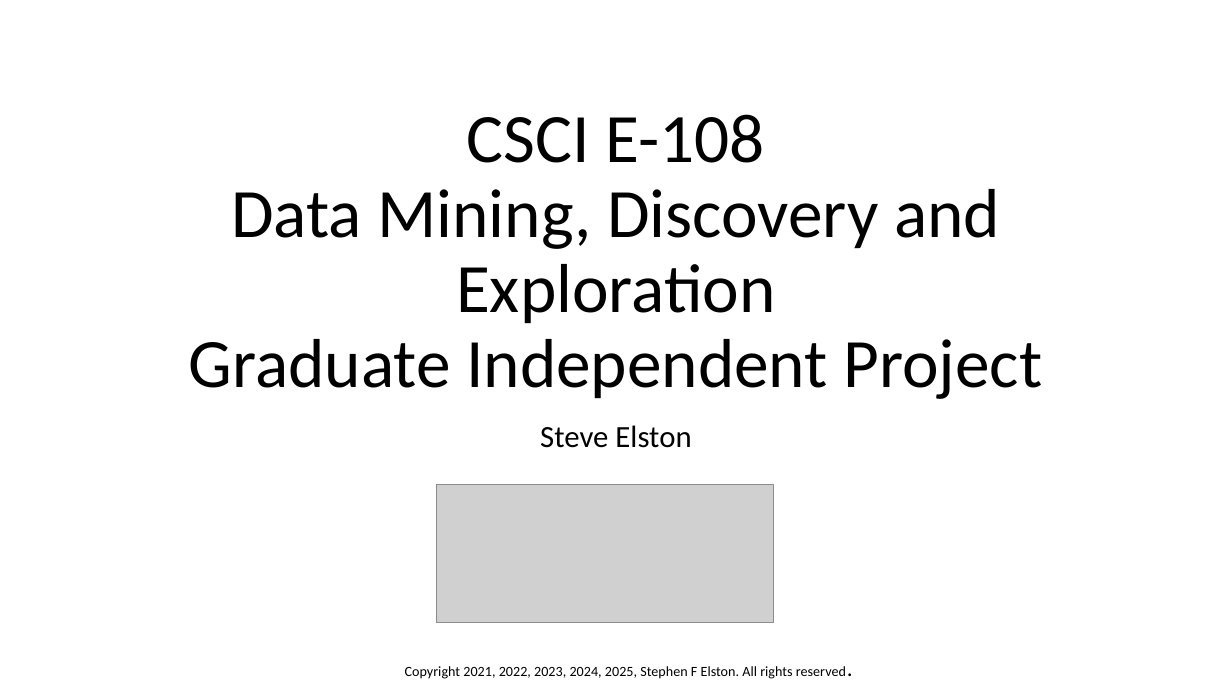
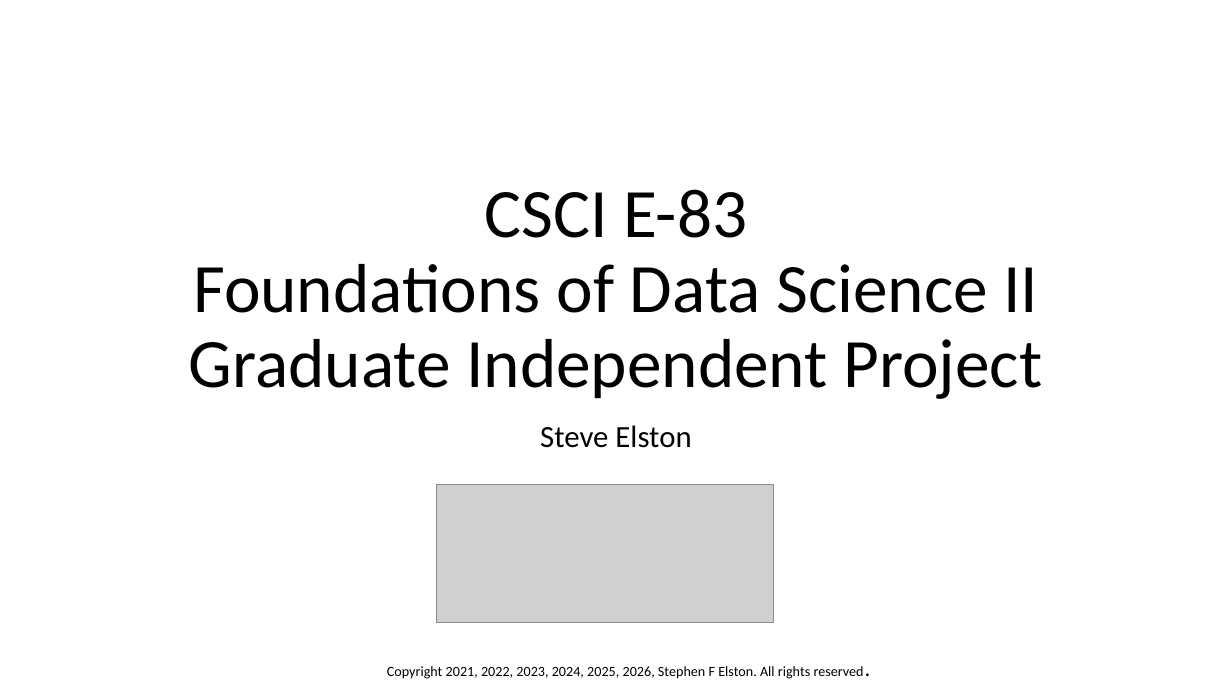
Before and after one commit to StephenElston/CSCI-E-83, a slide deck: slide 1 of SupplementaryMaterials/GraduateIndependentProject.pptx. Drawn at 1232x693 pixels with LibreOffice and Linux fonts; fonts in the diff are those of the drawing; grey boxes stand for pictures. Boxes give left, top, right and bottom in pixels: in the first picture for what was removed or moved away, otherwise in the second. Text is boxed around its words. In the diff, an @@ line names an element or a change of style, - is before the commit and + after.

Commit message:
Updates and correction to graudate project slides

```diff
--- a/SupplementaryMaterials/GraduateIndependentProject.pptx
+++ b/SupplementaryMaterials/GraduateIndependentProject.pptx
@@ title at (x1=189, y1=189, x2=1043, y2=399): text changed @@
-CSCI E-108
-Data Mining, Discovery and Exploration
-Graduate Independent Project
+CSCI E-83
+Foundations of Data Science II
+Graduate Independent Project
@@ text at (x1=387, y1=666, x2=864, y2=679): text changed @@
-Copyright 2021, 2022, 2023, 2024, 2025, Stephen F Elston. All rights reserved.
+Copyright 2021, 2022, 2023, 2024, 2025, 2026, Stephen F Elston. All rights reserved.
```
Also in this commit, not shown: 5 other slides changed.
